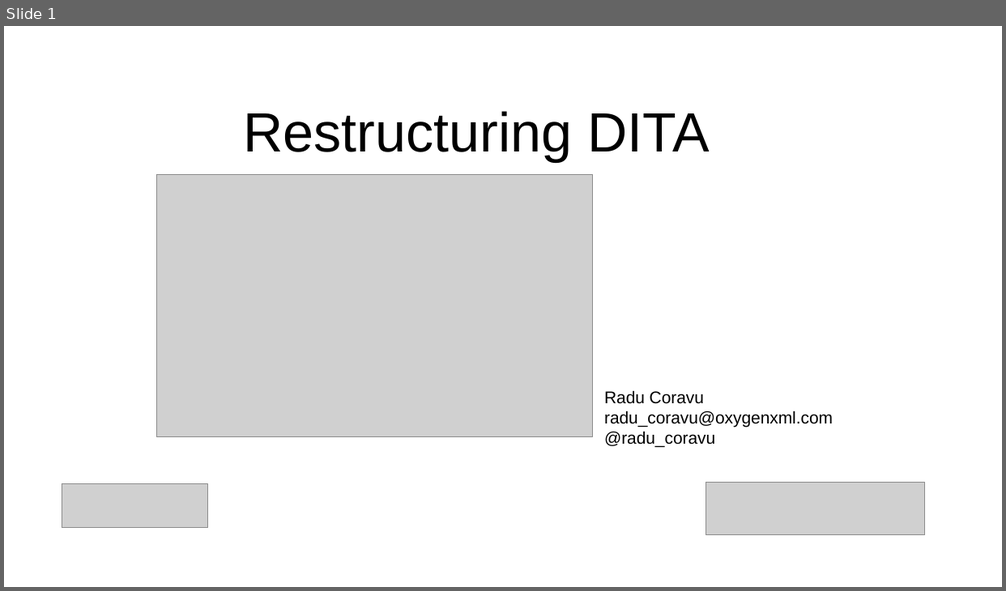
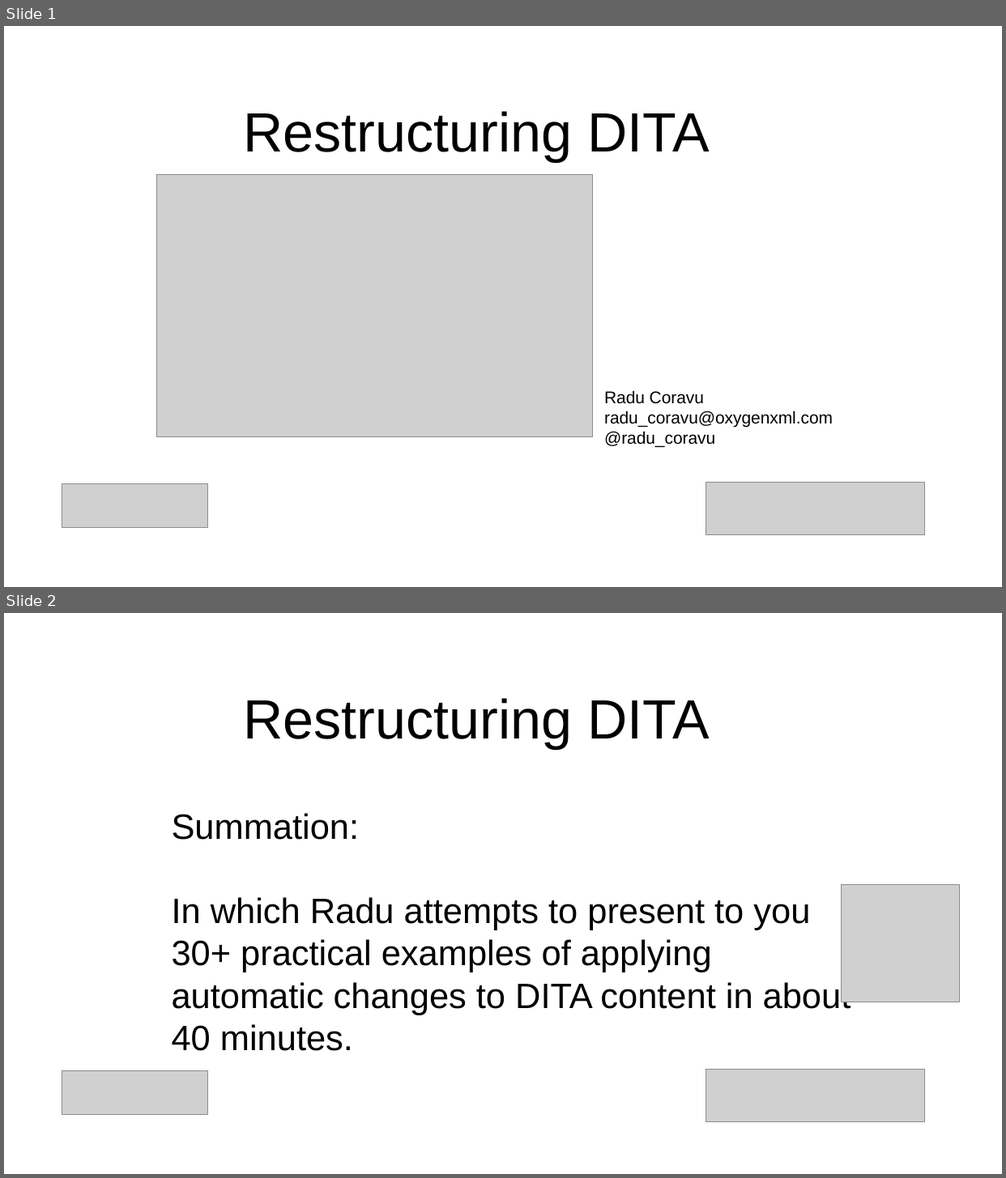
Before and after one commit to oxygenxml/dita-refactoring-examples, a slide deck: restructure-dita.odp. Shown one above the other, each under a label of ours: slide 1 before the commit, slides 1 and 2 after it. The pictures are 1006x591 and 1006x1178 pixels, drawn with LibreOffice and Linux fonts; fonts in the diff are those of the drawing; grey boxes stand for pictures. Boxes give left, top, right and bottom in pixels: in the first picture for what was removed or moved away, otherwise in the second. Text is boxed around its words. In the diff, an @@ line names an element or a change of style, - is before the commit and + after.

```diff
--- a/restructure-dita.odp
+++ b/restructure-dita.odp
@@ slide 2 added at (4,613,1002,1174), background #FFFFFF @@
@@ title added at (243,698,709,748), 44 pt, text #000000 @@
+Restructuring DITA
@@ text added at (172,813,851,1051), 28 pt, text #000000 @@
+Summation:
+In which Radu attempts to present to you 30+ practical examples of applying automatic changes to DITA content in about 40 minutes.
@@ picture added at (842,884,959,1003) @@
@@ picture added at (62,1071,208,1114) @@
@@ picture added at (705,1071,925,1122) @@
```
Also in this commit, not shown: 4 slides changed, 1 other slide added, 1 slide removed, 9 other files.
